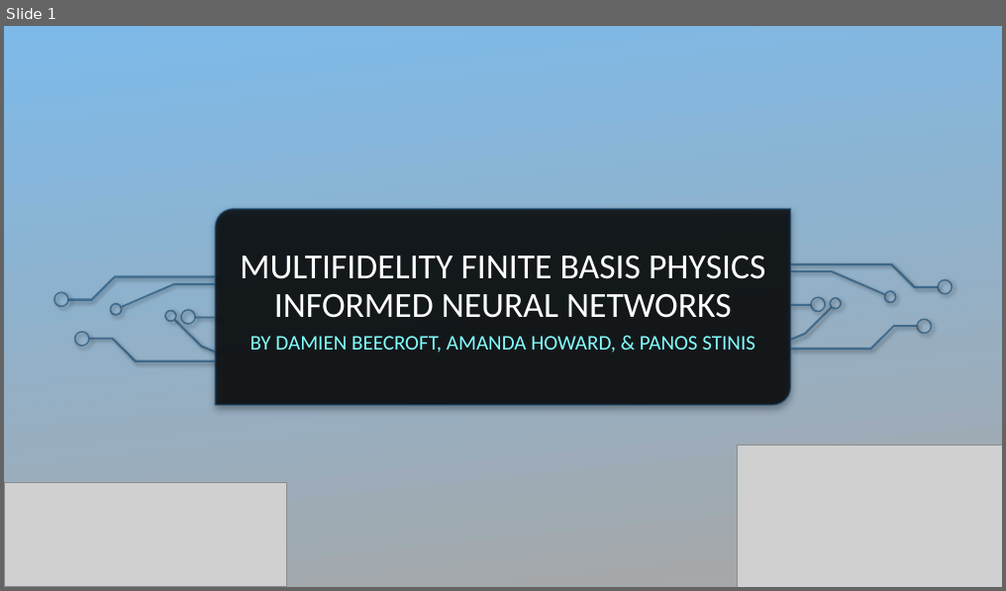
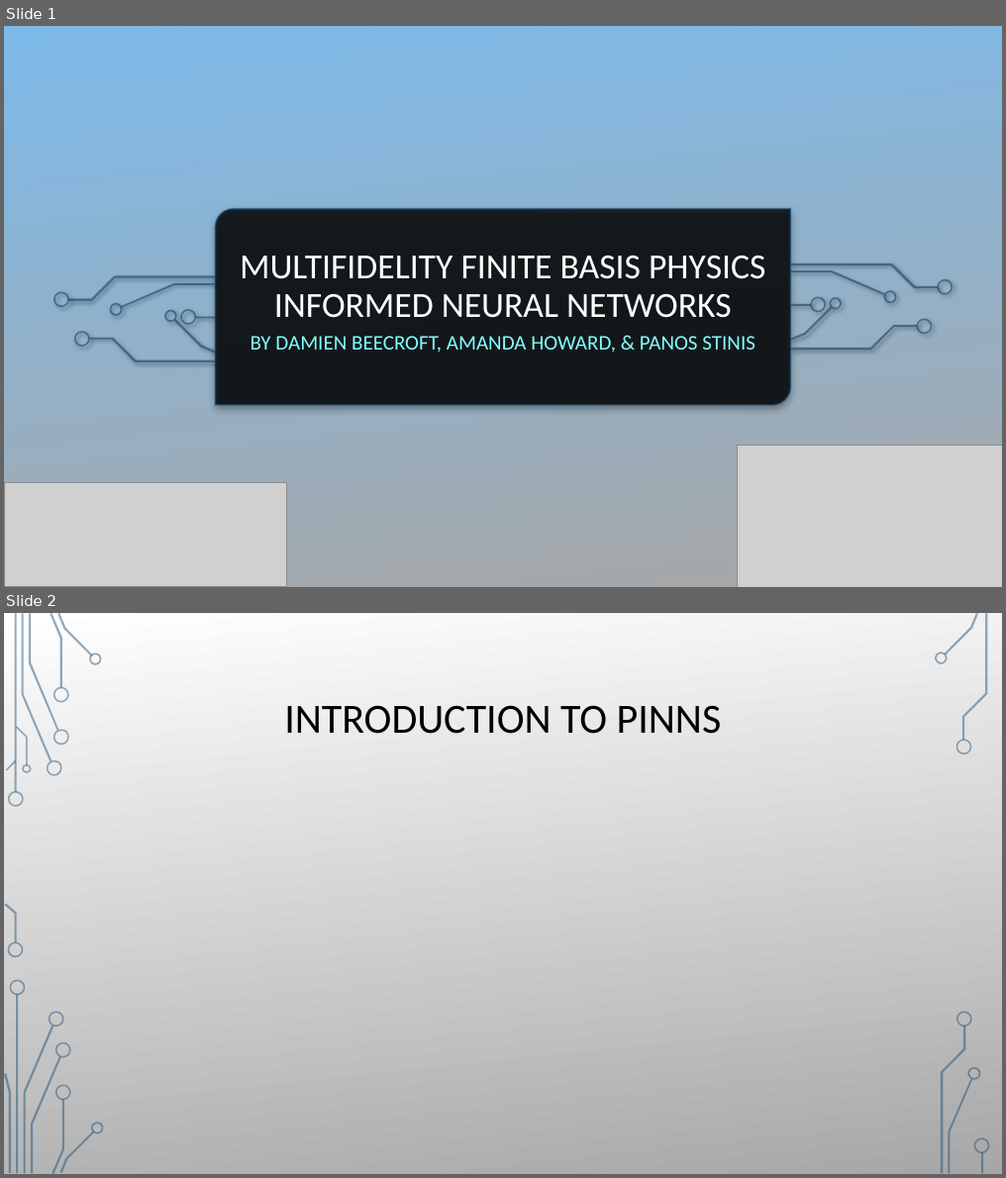
Before and after one commit to damienbeecroft/pnnl_research, a slide deck: MFFBPINNs.pptx. Shown one above the other, each under a label of ours: slide 1 before the commit, slides 1 and 2 after it. The pictures are 1006x591 and 1006x1178 pixels, drawn with LibreOffice and Linux fonts; fonts in the diff are those of the drawing; grey boxes stand for pictures; background and template pictures are left out. Boxes give left, top, right and bottom in pixels: in the first picture for what was removed or moved away, otherwise in the second. Text is boxed around its words. In the diff, an @@ line names an element or a change of style, - is before the commit and + after.

```diff
--- a/MFFBPINNs.pptx
+++ b/MFFBPINNs.pptx
@@ slide 2 added at (4,613,1002,1174), background picture (left out) @@
@@ rectangle added at (4,613,1002,1174), fill gradient #FFFFFF to #A7A7A7 @@
@@ title added at (284,705,722,734), 40 pt, text #000000 @@
+INTRODUCTION TO PINNS
@@ group added at (4,613,104,1174): 24 freeform shapes, 2 rectangles @@
@@ group added at (4,613,990,1174): 33 freeform shapes, 3 rectangles @@
@@ group added at (935,613,990,1173): 9 freeform shapes, 1 rectangle @@
```
Also in this commit, not shown: 4 other slides added, 1 slide removed, 9 other files.
